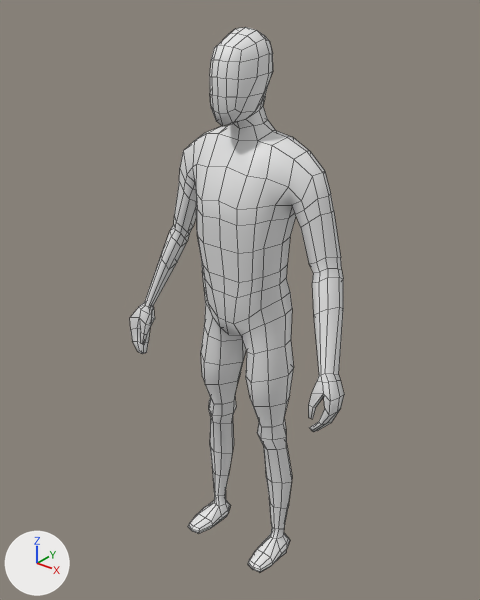
One commit to the Blender file By-Community/Brackeys - RPG Tutorial/Assets/Characters/Player.blend: the scene before it, then after it.
The view is the same before and after, from a camera (50 mm lens) standing at (1.23, -1.555, 1.997) and looking at (-0.034, 0.025, 1.017). Every picture has the same lights, and +X, +Y and +Z are marked at lower left. Mesh edges are drawn as thin lines.

Script lines for the objects in view, before the commit:
```python
me_cube_001 = bpy.data.meshes.new('Cube.001')
me_cube_001.from_pydata(...)  # 376 vertices, 357 faces; spans x 0.0..0.43, y -0.14..0.13, z 0.0..1.87
me_cube_001.polygons.foreach_set('use_smooth', [True] * 357)
ob_mesh = bpy.data.objects.new('Mesh', me_cube_001)
ob_mesh.location = (0.0, 0.0, 0.0)
_m = ob_mesh.modifiers.new('Mirror', 'MIRROR')
_m.use_clip = True
```
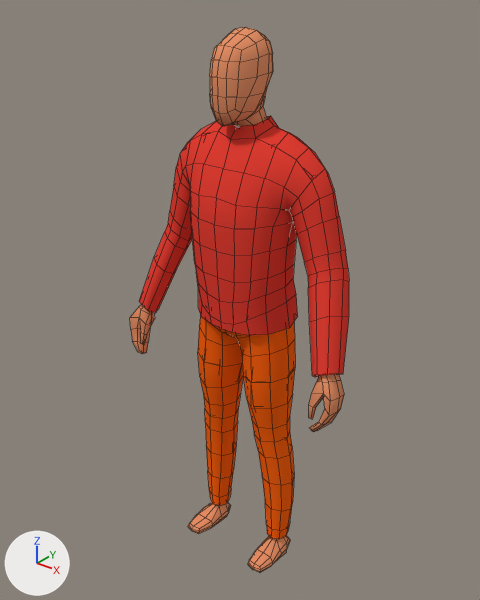
What differs and where, as boxes [x1, y1, x2, y2] in the pictures (480 x 600 px):
'Mesh', recoloured (grey to orange)
    both: [130, 27, 344, 572]
'Shirt', added (red)
    after: [139, 116, 349, 377]
'Pants', added (orange)
    after: [198, 315, 295, 539]

Patch to the scene script:
```diff
--- a/By-Community/Brackeys - RPG Tutorial/Assets/Characters/Player.blend.py
+++ b/By-Community/Brackeys - RPG Tutorial/Assets/Characters/Player.blend.py
@@ mat_skin @@
+mat_skin = principled_material('Skin')
+mat_skin.base_color = (0.8, 0.285, 0.137)  # orange #e79167
+mat_skin.specular_ior_level = 0.0
@@ mat_shirt @@
+mat_shirt = principled_material('Shirt')
+mat_shirt.base_color = (0.8, 0.0509, 0.0343)  # red #e74034
+mat_shirt.specular_ior_level = 0.0
@@ mat_pants @@
+mat_pants = principled_material('Pants')
+mat_pants.base_color = (1.0, 0.125, 0.00671)  # orange #ff6313
+mat_pants.specular_ior_level = 0.0
@@ me_cube_001 @@
 me_cube_001.from_pydata(...)  # 376 vertices, 357 faces; spans x 0.0..0.43, y -0.14..0.13, z 0.0..1.87
+me_cube_001.materials.append(mat_skin)  # orange #e79167
@@ me_cube_003 @@
+me_cube_003.from_pydata(...)  # 151 vertices, 132 faces; spans x 0.0..0.416, y -0.139..0.148, z 0.909..1.629
+me_cube_003.polygons.foreach_set('use_smooth', [True] * 132)
+me_cube_003.materials.append(mat_shirt)  # red #e74034
@@ me_cube_002 @@
+me_cube_002.from_pydata(...)  # 118 vertices, 106 faces; spans x 0.0..0.202, y -0.112..0.125, z 0.08..1.087
+me_cube_002.polygons.foreach_set('use_smooth', [True] * 106)
+me_cube_002.materials.append(mat_pants)  # orange #ff6313
@@ ob_shirt @@
+ob_shirt = bpy.data.objects.new('Shirt', me_cube_003)
+ob_shirt.location = (0.0, 0.0, 0.0)
+_m = ob_shirt.modifiers.new('Mirror', 'MIRROR')
+_m.use_clip = True
@@ ob_pants @@
+ob_pants = bpy.data.objects.new('Pants', me_cube_002)
+ob_pants.location = (0.0, 0.0, 0.0)
+_m = ob_pants.modifiers.new('Mirror', 'MIRROR')
+_m.use_clip = True
```
